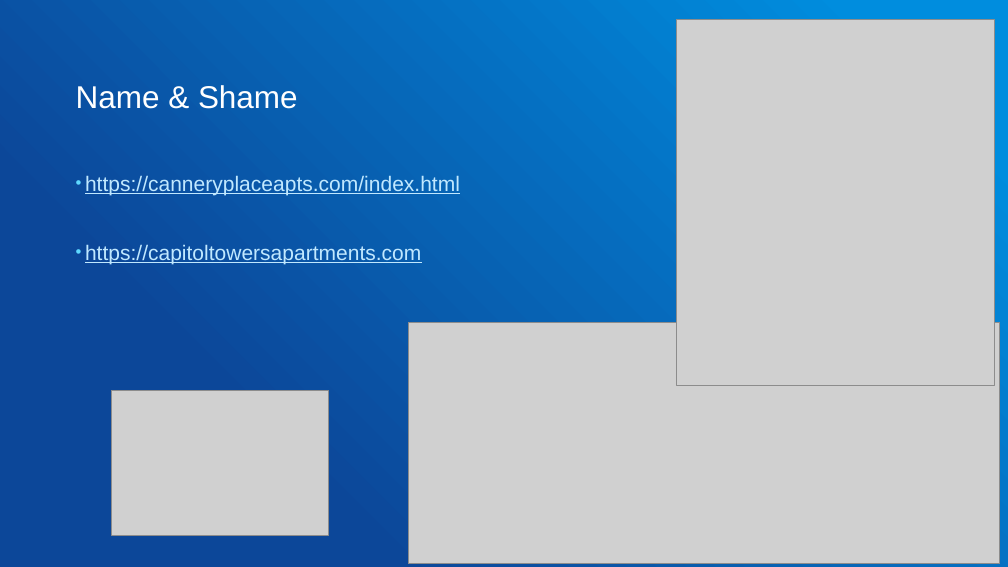
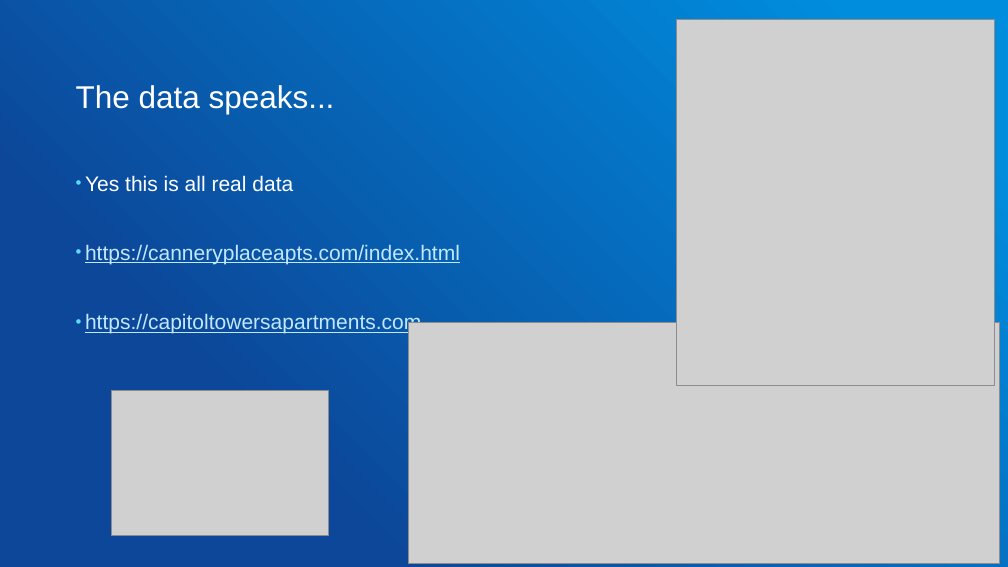
Before and after one commit to gowin20/foss4g-2026-maplibregl-data-visualization, a slide deck: slide 23 of foss4g-maplibre-data-visualization.pptx (slide 21 before the commit). Drawn at 1008x567 pixels with LibreOffice and Linux fonts; fonts in the diff are those of the drawing; grey boxes stand for pictures. Boxes give left, top, right and bottom in pixels: in the first picture for what was removed or moved away, otherwise in the second. Text is boxed around its words. In the diff, an @@ line names an element or a change of style, - is before the commit and + after.

```diff
--- a/foss4g-maplibre-data-visualization.pptx
+++ b/foss4g-maplibre-data-visualization.pptx
@@ title at [76, 85, 335, 114]: text changed @@
-Name & Shame
+The data speaks...
@@ text at [85, 175, 293, 192]: paragraph added @@
+• Yes this is all real data
```
Also in this commit, not shown: 11 other slides changed, 5 slides added, 4 slides removed, 10 other files.
